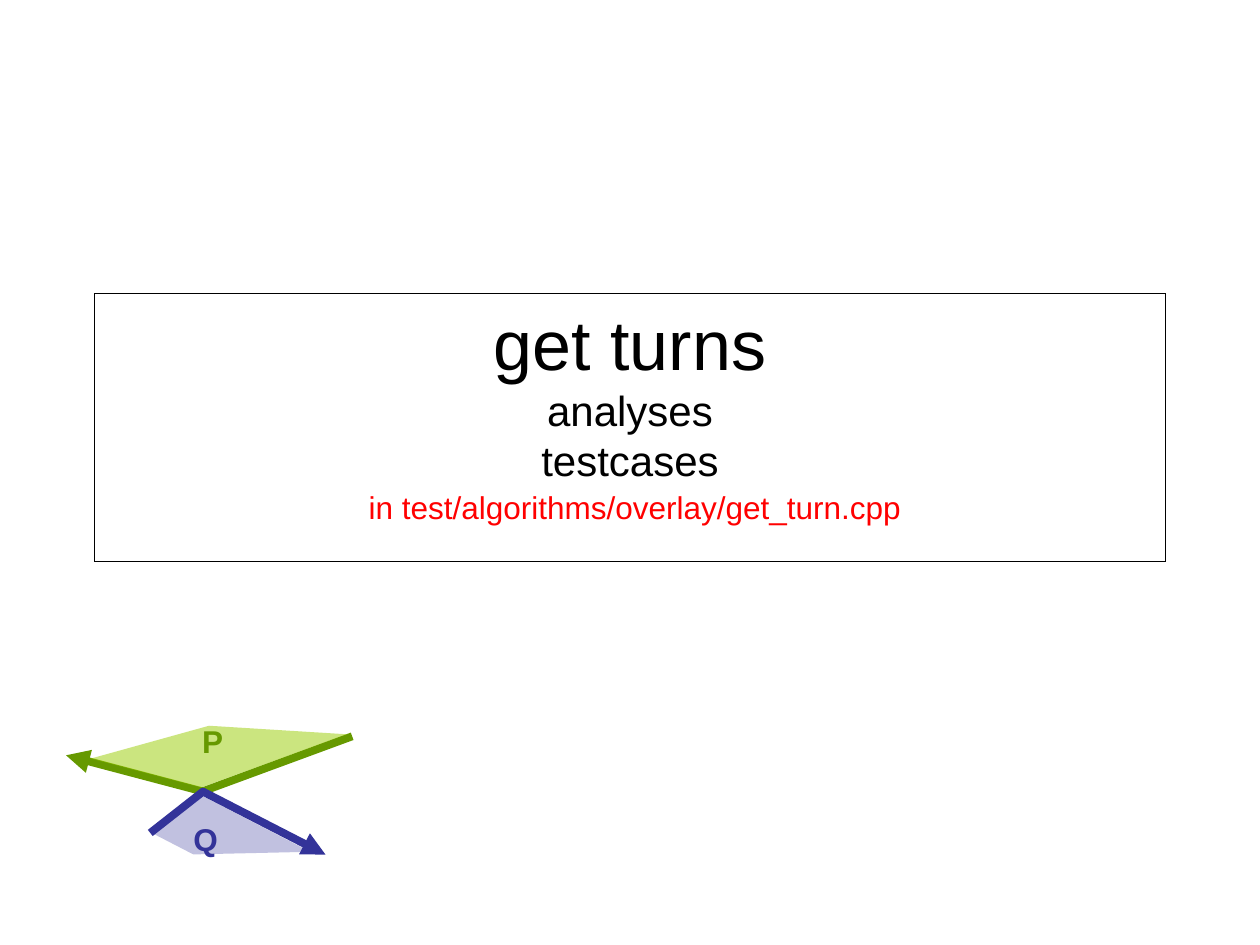
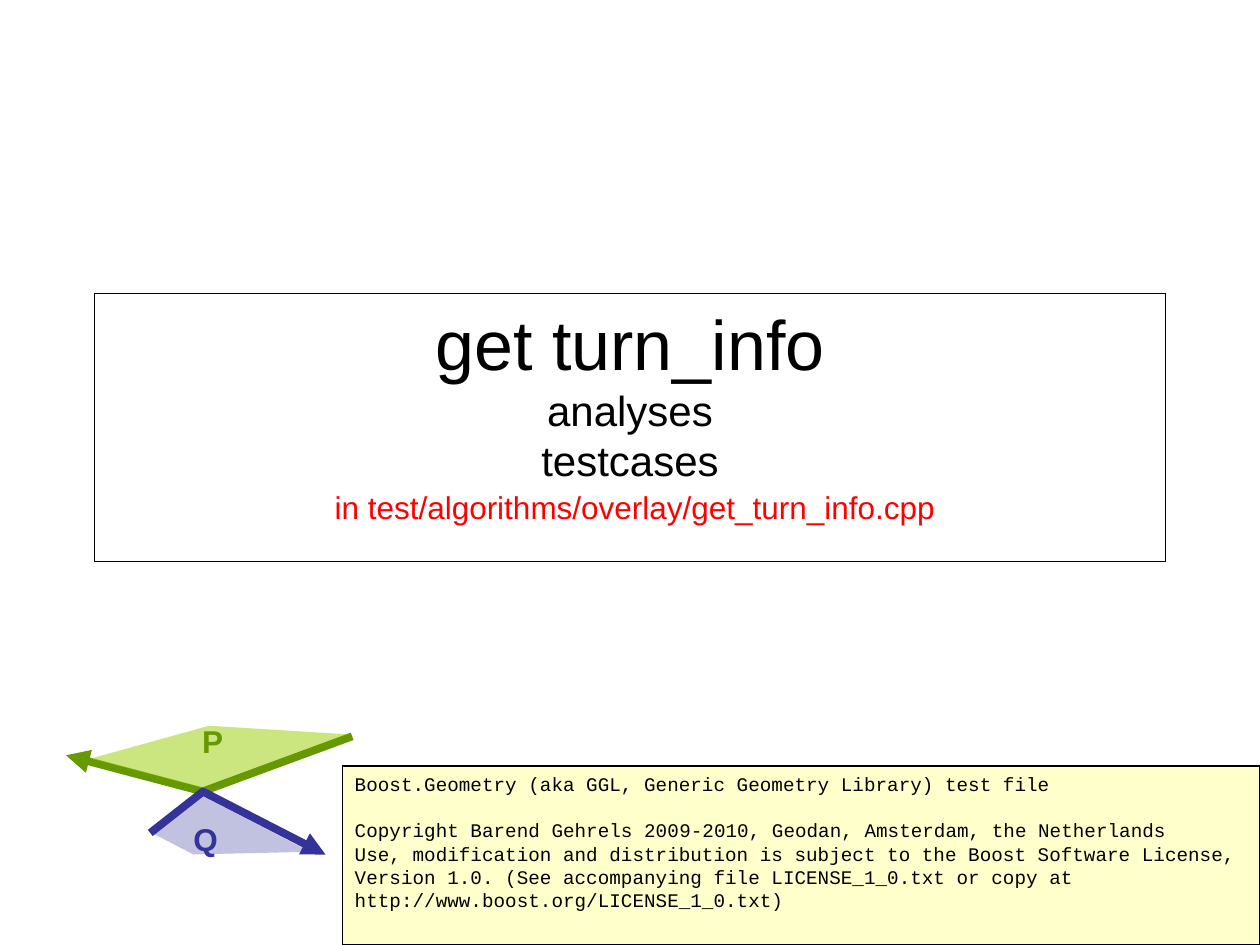
Before and after one commit to boostorg/geometry, a slide deck: slide 1 of doc/testcases/get_turn_info.ppt. Drawn at 1260x945 pixels with LibreOffice and Linux fonts; fonts in the diff are those of the drawing. Boxes give left, top, right and bottom in pixels: in the first picture for what was removed or moved away, otherwise in the second. Text is boxed around its words. In the diff, an @@ line names an element or a change of style, - is before the commit and + after.

```diff
--- a/doc/testcases/get_turn_info.ppt
+++ b/doc/testcases/get_turn_info.ppt
@@ title at bbox=[335, 319, 935, 525]: text changed @@
-get turns
-analyses
-testcases
-in test/algorithms/overlay/get_turn.cpp
+get turn_info
+analyses
+testcases
+in test/algorithms/overlay/get_turn_info.cpp
@@ rectangle added at bbox=[343, 766, 1260, 945], fill #FFFFCC, outline #000000 0.74 pt, 11 pt, text #000000 @@
+Boost.Geometry (aka GGL, Generic Geometry Library) test file
+Copyright Barend Gehrels 2009-2010, Geodan, Amsterdam, the Netherlands
+Use, modification and distribution is subject to the Boost Software License,
+Version 1.0. (See accompanying file LICENSE_1_0.txt or copy at
+http://www.boost.org/LICENSE_1_0.txt)
```
Also in this commit, not shown: 1 other slide changed, 13 slides removed, 5 other files.
